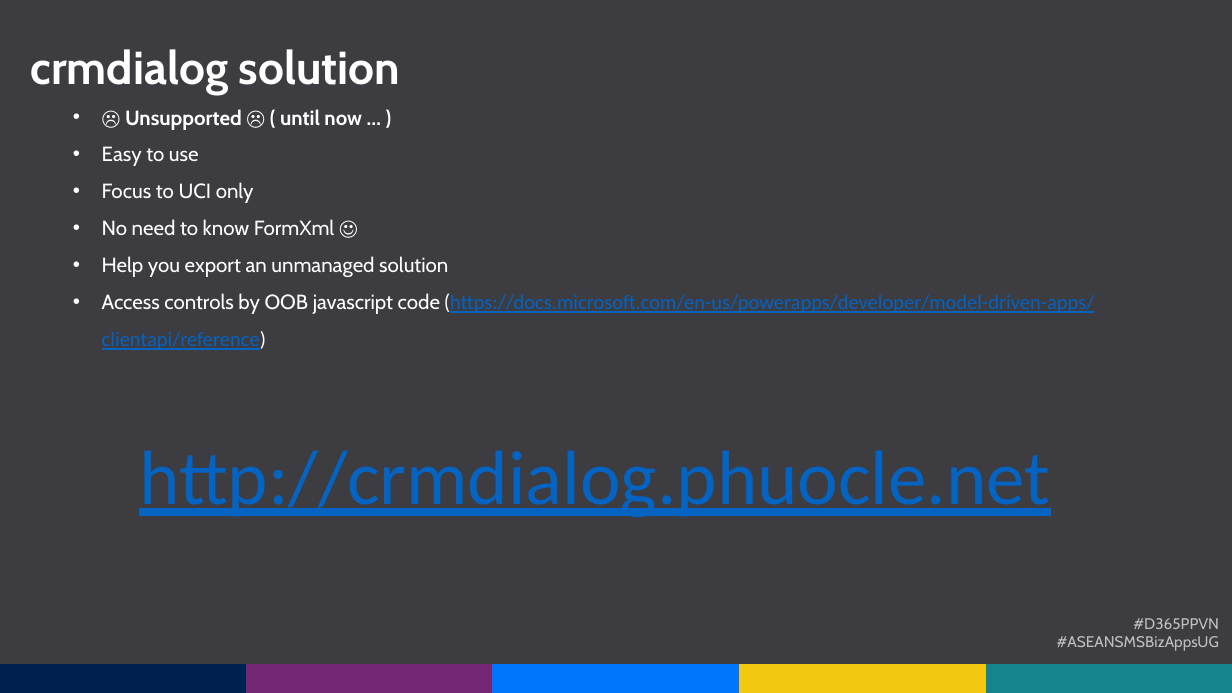
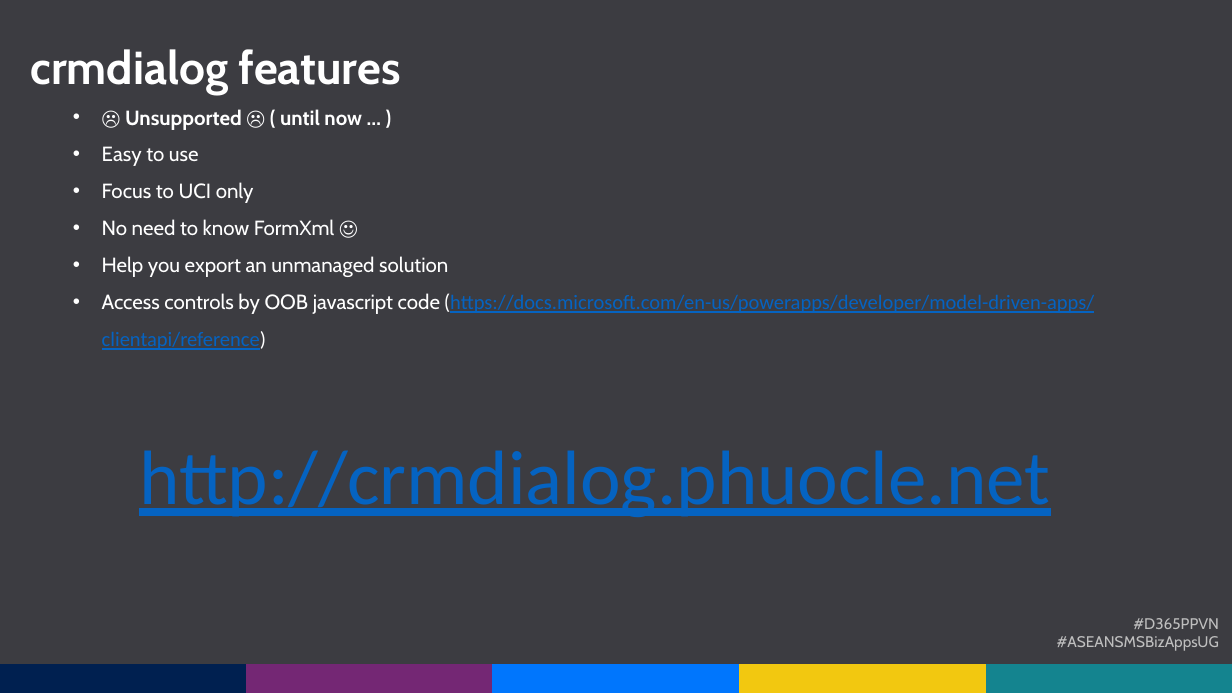
Before and after one commit to phuocle/d365events, a slide deck: slide 10 of docs/Event-Jul-11-2020.pptx (slide 9 before the commit). Drawn at 1232x693 pixels with LibreOffice and Linux fonts; fonts in the diff are those of the drawing. Boxes give left, top, right and bottom in pixels: in the first picture for what was removed or moved away, otherwise in the second. Text is boxed around its words. In the diff, an @@ line names an element or a change of style, - is before the commit and + after.

```diff
--- a/docs/Event-Jul-11-2020.pptx
+++ b/docs/Event-Jul-11-2020.pptx
@@ text at bbox=[30, 49, 401, 95]: text changed @@
-crmdialog solution
+crmdialog features
```
Also in this commit, not shown: 1 other slide changed, 1 slide added, 2 other files.
